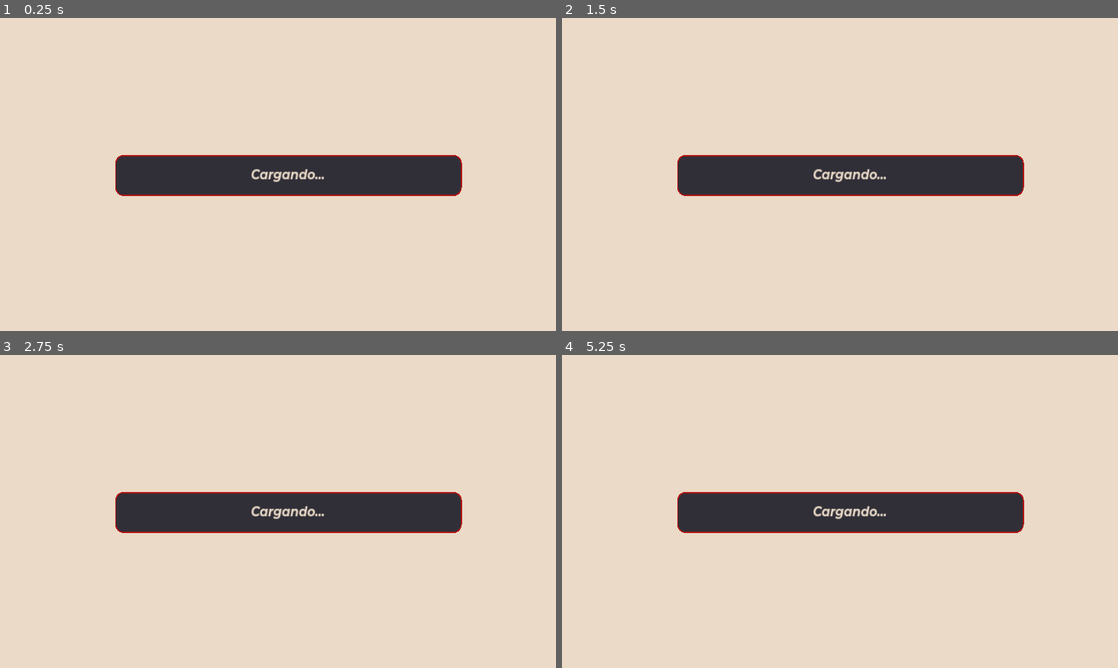
Above: before the commit, frames 1-4 (two rows, left to right).
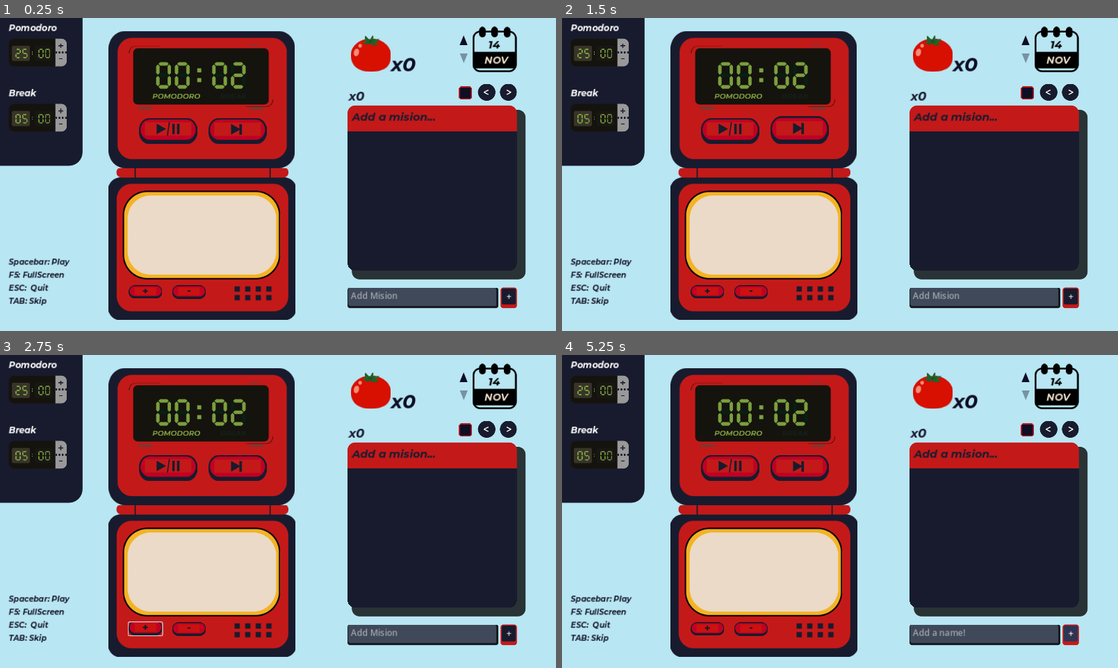
Above: after the commit, the same moments.

Repository: JesusRoberto64/PomoTempo-app
Game: Godot game, scene res://Escenas/Protocols/boot_loader.tscn
Two runs of this game, one before a commit and one after it. Both use one fixed random seed, a clock stepped at 60 frames per second and the inputs below.
Inputs (mouse positions are in pixels of both pictures, inside the frame that each line leads up to):
- Up to frame 1 (0.25 s): no input
- Up to frame 2 (1.5 s): click (801, 130) at 0.52 s; click (801, 130) at 1.27 s
- Up to frame 3 (2.75 s): click (144, 630) at 2.02 s
- Up to frame 4 (5.25 s): click (751, 630) at 2.77 s; click (1067, 430) at 3.52 s; click (1029, 430) at 4.27 s; click (1073, 633) at 5 s, where only the run after the commit has a clickable "+"

The runs differ from the first frame. In frame 1, 89% of the frame differs, in the area x 0-100%, y 0-100%; in frame 2, 89%; in frame 3, 89%; in frame 4, 89%.
Error after the commit: Trying to return value of type "Nil" from a function whose return type is "Dictionary". (res://Logica/Client/boot_loader.gd:63)

Commit message:
continue with fetch data for panel bug

Diff:
--- a/godot-frtn/Escenas/Display/mision_mini_panel.tscn
+++ b/godot-frtn/Escenas/Display/mision_mini_panel.tscn
@@ -28,8 +28,7 @@
 corner_radius_bottom_left = 14
 anti_aliasing = false
 
-[sub_resource type="StyleBoxTexture" id="StyleBoxTexture_7cx7x"]
-texture = ExtResource("4_tnhdp")
+[sub_resource type="StyleBoxEmpty" id="StyleBoxEmpty_5buh8"]
 
 [sub_resource type="StyleBoxTexture" id="StyleBoxTexture_4o63d"]
 texture = ExtResource("4_tnhdp")
@@ -40,7 +39,8 @@
 expand_margin_bottom = 2.0
 modulate_color = Color(0, 0, 0, 1)
 
-[sub_resource type="StyleBoxEmpty" id="StyleBoxEmpty_5buh8"]
+[sub_resource type="StyleBoxTexture" id="StyleBoxTexture_7cx7x"]
+texture = ExtResource("4_tnhdp")
 
 [sub_resource type="StyleBoxEmpty" id="StyleBoxEmpty_jbkut"]
 
@@ -351,10 +351,10 @@
 offset_right = 265.0
 offset_bottom = 32.0
 scale = Vector2(1.3, 1.3)
-theme_override_styles/normal = SubResource("StyleBoxTexture_7cx7x")
+theme_override_styles/focus = SubResource("StyleBoxEmpty_5buh8")
 theme_override_styles/hover = SubResource("StyleBoxTexture_4o63d")
 theme_override_styles/pressed = SubResource("StyleBoxTexture_x5fyr")
-theme_override_styles/focus = SubResource("StyleBoxEmpty_5buh8")
+theme_override_styles/normal = SubResource("StyleBoxTexture_7cx7x")
 
 [node name="Forward" type="Button" parent="."]
 offset_left = 312.0
@@ -362,19 +362,19 @@
 offset_right = 336.0
 offset_bottom = 32.0
 scale = Vector2(-1.3, 1.3)
-theme_override_styles/normal = SubResource("StyleBoxTexture_7cx7x")
+theme_override_styles/focus = SubResource("StyleBoxEmpty_5buh8")
 theme_override_styles/hover = SubResource("StyleBoxTexture_4o63d")
 theme_override_styles/pressed = SubResource("StyleBoxTexture_x5fyr")
-theme_override_styles/focus = SubResource("StyleBoxEmpty_5buh8")
+theme_override_styles/normal = SubResource("StyleBoxTexture_7cx7x")
 
 [node name="Selected" type="CheckBox" parent="."]
 offset_left = 201.0
 offset_top = 9.0
 offset_right = 233.0
 offset_bottom = 41.0
+theme_override_styles/focus = SubResource("StyleBoxEmpty_jbkut")
 theme_override_icons/checked = ExtResource("6_3852i")
 theme_override_icons/unchecked = ExtResource("5_v8mly")
-theme_override_styles/focus = SubResource("StyleBoxEmpty_jbkut")
 
 [node name="numberLab" type="Label" parent="."]
 offset_left = 2.0
--- a/godot-frtn/Logica/Client/ParsedClient.gd
+++ b/godot-frtn/Logica/Client/ParsedClient.gd
@@ -15,7 +15,8 @@
 	register.merge({ "id": register.id, "pomodoro": register.pomodoro + 1 }, true)
 
 func add_pomodoro_mision(_misionId: int):
-	var register =  MisionesRegister.register[_misionId]
+	#var register =  MisionesRegister.register[_misionId]
+	var register = MisionesRegister.register.get(_misionId)
 	register.merge({ "mision": register.mision, "pomodoro": register.pomodoro+1 }, true)
 
 func add_pomo_fecha_mision(_misionId: int):
--- a/godot-frtn/Logica/Client/boot_loader.gd
+++ b/godot-frtn/Logica/Client/boot_loader.gd
@@ -19,43 +19,14 @@
 
 func _ready() -> void:
 	controlMessage.show_Message("Cargando...")
-	var test = get_Data_Test(test1, 25)
-	print(test)
-	return
 
 	#=========SEND REQUEST===============#
 	controlMessage.show_Message("Conectando...")
-	request.fetch_Data("mision")
-	await request.error_Return
-	if request.error != null:
-		controlMessage.show_Message(request.error)
-		set_Generic_Data()
-	else:
-		mision = manageData.mision_Data(request.data_recived)
 
-	request.fetch_Data("misionregistro")
-	await request.error_Return
-	if request.error != null:
-		controlMessage.show_Message(request.error)
-		set_Generic_Data()
-	else :
-		misionRegistro = manageData.mision_Register_Data(request.data_recived)
-
-	request.fetch_Data("fecha")
-	await request.error_Return
-	if request.error != null:
-		controlMessage.show_Message(request.error)
-		set_Generic_Data()
-	else :
-		fechas = manageData.fechas_Data(request.data_recived)
-
-	request.fetch_Data("fechamisionregistro")
-	await  request.error_Return
-	if request.error != null:
-		controlMessage.show_Message(request.error)
-		set_Generic_Data()
-	else :
-		fechasMisionRegistro = manageData.fecha_Mision_Registro_Data(request.data_recived)
+	mision = await get_Data("mision",manageData.mision_Data)
+	misionRegistro =  await get_Data("misionregistro", manageData.mision_Register_Data)
+	fechas = await  get_Data("fecha", manageData.fechas_Data)
+	fechasMisionRegistro = await get_Data("fechamisionregistro", manageData.fecha_Mision_Registro_Data)
 
 	#get the saved archive
 	var dir = DirAccess.open("res://Recursos/SavedData/")
@@ -82,46 +53,12 @@
 		return
 
 	controlMessage.show_Message("Loaded data succes")
-	#to_Main_Screen()
-
-func to_Main_Screen():
 	get_tree().call_deferred("change_scene_to_packed", mainScene)
 
-
-
-func set_Generic_Data():
-	fechas = {
-		"2024-11-05" : { "id": 3, "pomodoro": 7 },
-		"2024-11-06" : { "id": 4, "pomodoro": 6 },
-		"2024-11-07" : { "id": 5, "pomodoro": 10 }
-	}
-	mision = {
-		0 : {"id": 1, "nombre": "Mision Start 4"},
-		1 : {"id": 2, "nombre": "Eliab y el Círculo del juego"},
-		2 : {"id": 3, "nombre": "ChuyRonin 66"}
-	}
-	misionRegistro = {
-		1 : { "mision": "Mision Start 4", "pomodoro": 0 },
-		2 : { "mision": "Eliab y el Círculo del juego", "pomodoro": 0 },
-		3 : { "mision": "ChuyRonin", "pomodoro": 0 }
-	}
-	# fcha_id : {mision_id: pomodoro, ... }
-	fechasMisionRegistro = {
-		3: { 1 : 2, 2 : 2 },
-		4: { 2 : 3, 3 : 3 },
-		5: { 1 : 2, 2 : 4, 3 : 1 }
-	}
-
-func get_Data(endpoint: String, process_Func: Callable, generic_Func: Callable):
+func get_Data(endpoint: String, process_Func: Callable)-> Dictionary:
 	request.fetch_Data(endpoint)
 	await request.error_Return
 	if request.error != null:
 		controlMessage.show_Message(request.error)
-		return generic_Func.call(endpoint)
+		return manageData.set_Generic_Data(endpoint)
 	return process_Func.call(request.data_recived)
-
-func get_Data_Test(proces_Func: Callable, num: int):
-	return proces_Func.call(num)
-
-func test1(num: int):
-	return "tested = " + str(num)
--- a/godot-frtn/Logica/Client/manage_data.gd
+++ b/godot-frtn/Logica/Client/manage_data.gd
@@ -9,21 +9,21 @@
 func mision_Register_Data(data)-> Dictionary:
 	var newDir = {}
 	for i in data:
-		newDir.merge({i.id : {"nombre": i.nombre, "pomodoro": i.pomodoro}})
-	return {}
+		newDir.merge({int(i.id) : {"mision": i.nombre, "pomodoro": i.pomodoro}})
+	return newDir
 
 func fechas_Data(data)-> Dictionary:
 	var newDir = {}
 	for i in data:
-		newDir.merge({i.fecha : { "id": i.id, "pomodoro": i.pomodoros }})
+		newDir.merge({i.fecha : { "id": int(i.id), "pomodoro": i.pomodoros }})
 	return newDir
 
 func fecha_Mision_Registro_Data(data)-> Dictionary:
 	var newDir = {}
 	for i in data:
-		newDir.merge({i.fecha_id: {}})
-		var regDir = newDir.get(i.fecha_id)
-		regDir.merge({i.mision_id: i.pomodoros})
+		newDir.merge({int(i.fecha_id): {}})
+		var regDir = newDir.get(int(i.fecha_id))
+		regDir.merge({int(i.mision_id): i.pomodoros})
 	return newDir
 
 func set_Generic_Data(dirVal):
--- a/godot-frtn/Recursos/SavedData/save_data_00.tres
+++ b/godot-frtn/Recursos/SavedData/save_data_00.tres
@@ -1,36 +1,36 @@
 [gd_resource type="Resource" load_steps=2 format=3]
 
-[ext_resource type="Script" path="res://Logica/DataBaseModels/DataResource.gd" id="1_froim"]
+[ext_resource type="Script" path="res://Logica/DataBaseModels/DataResource.gd" id="1_e1aar"]
 
 [resource]
-script = ExtResource("1_froim")
+script = ExtResource("1_e1aar")
 fechas = {
 "2024-09-25": {
-"id": 3.0,
+"id": 3,
 "pomodoro": 4.0
 },
 "2024-09-26": {
-"id": 4.0,
+"id": 4,
 "pomodoro": 6.0
 },
 "2024-09-27": {
-"id": 5.0,
+"id": 5,
 "pomodoro": 10.0
 }
 }
 fechasMisionRegistro = {
-3.0: {
-1.0: 2.0,
-2.0: 2.0
+3: {
+1: 2.0,
+2: 2.0
 },
-4.0: {
-2.0: 3.0,
-3.0: 3.0
+4: {
+2: 3.0,
+3: 3.0
 },
-5.0: {
-1.0: 2.0,
-2.0: 4.0,
-3.0: 1.0
+5: {
+1: 2.0,
+2: 4.0,
+3: 1.0
 }
 }
 misiones = {
@@ -47,4 +47,17 @@
 "nombre": "ChuyRonin"
 }
 }
-misionResgistro = {}
+misionResgistro = {
+1: {
+"mision": "Mision Start 4",
+"pomodoro": 0.0
+},
+2: {
+"mision": "Eliab y el Círculo del juego",
+"pomodoro": 0.0
+},
+3: {
+"mision": "ChuyRonin",
+"pomodoro": 0.0
+}
+}
--- a/godot-frtn/project.godot
+++ b/godot-frtn/project.godot
@@ -75,4 +75,4 @@
 
 renderer/rendering_method="gl_compatibility"
 renderer/rendering_method.mobile="gl_compatibility"
-environment/defaults/default_clear_color=Color(0.917647, 0.854902, 0.780392, 1)
+environment/defaults/default_clear_color=Color(0.721442, 0.901184, 0.950791, 1)
